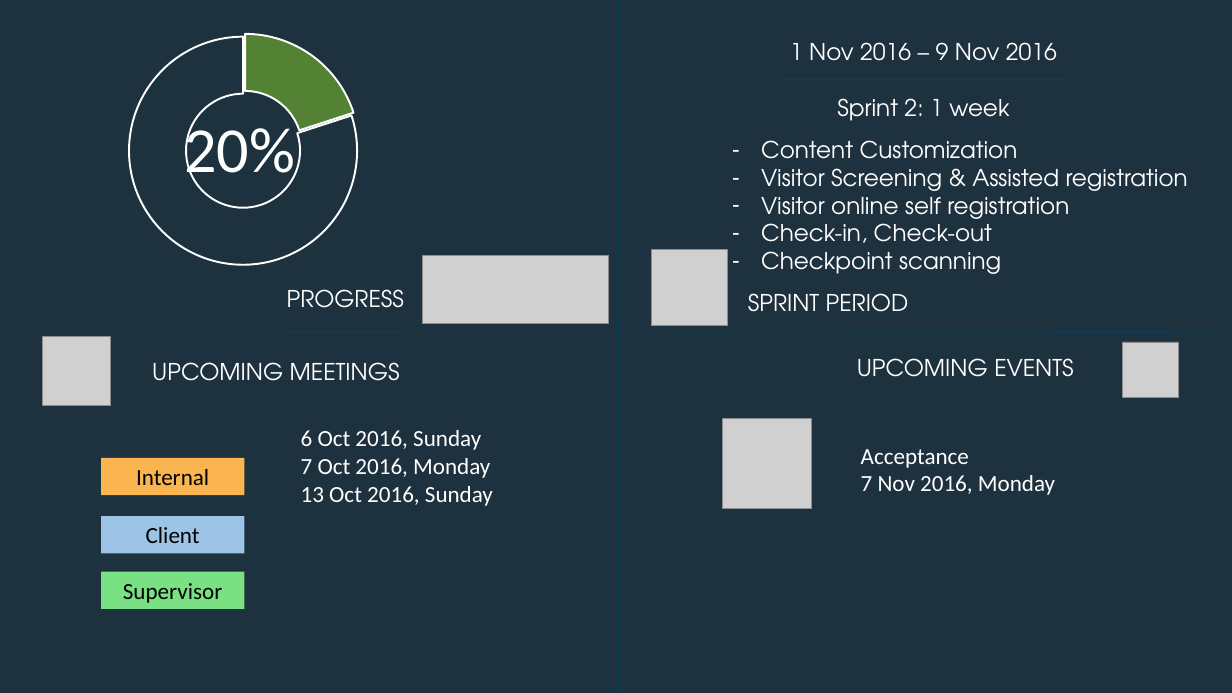
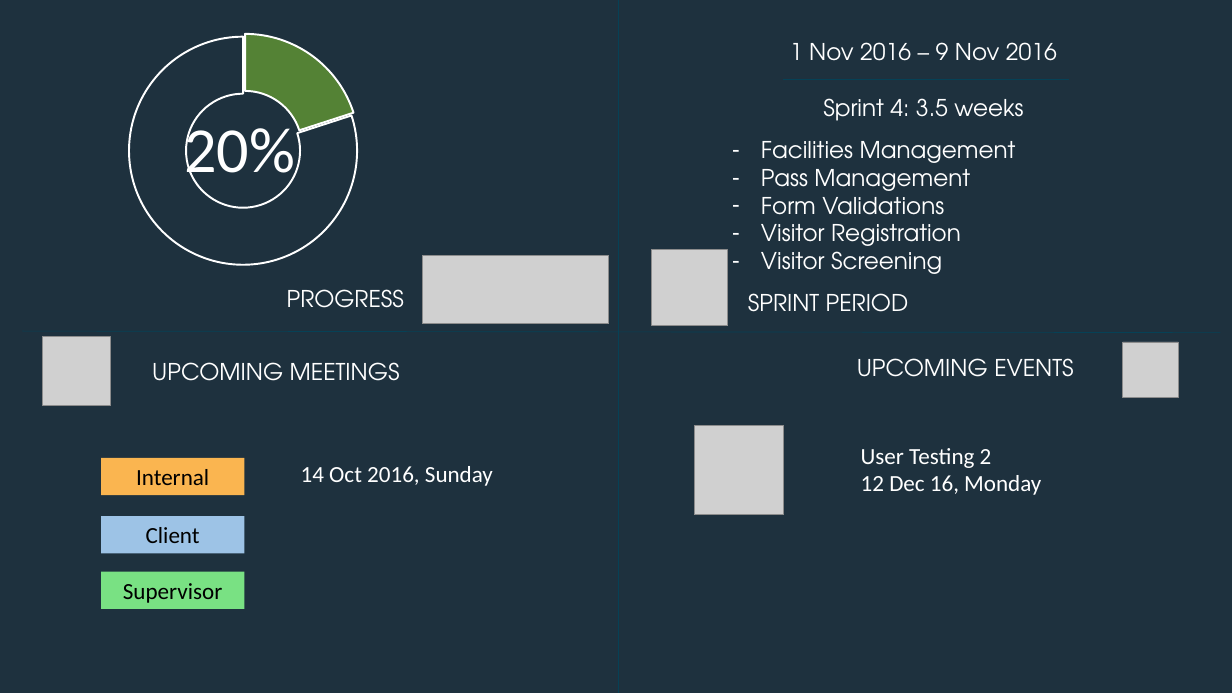
Before and after one commit to aloysiuslam2014/AMKTHKH, a slide deck: slide 2 of documentation/Wiki/content creation/wiki stuff.pptx. Drawn at 1232x693 pixels with LibreOffice and Linux fonts; fonts in the diff are those of the drawing; grey boxes stand for pictures; background and template pictures are left out. Boxes give left, top, right and bottom in pixels: in the first picture for what was removed or moved away, otherwise in the second. Text is boxed around its words. In the diff, an @@ line names an element or a change of style, - is before the commit and + after.

Commit message:
More acceptance edits

```diff
--- a/documentation/Wiki/content creation/wiki stuff.pptx
+++ b/documentation/Wiki/content creation/wiki stuff.pptx
@@ text at [823,98,1023,121]: text changed @@
-Sprint 2: 1 week
+Sprint 4: 3.5 weeks
@@ text at [761,141,1016,274]: text changed @@
-– Content Customization
-– Visitor Screening & Assisted registration
-– Visitor online self registration
-– Check-in, Check-out
-– Checkpoint scanning
+– Facilities Management
+– Pass Management
+– Form Validations
+– Visitor Registration
+– Visitor Screening
@@ picture removed at [722,419,811,508] @@
@@ picture added at [694,425,784,515] @@
@@ text at [861,448,1041,495]: text changed @@
-Acceptance
-7 Nov 2016, Monday
+User Testing 2
+12 Dec 16, Monday
@@ text at [301,466,493,486]: text changed @@
-6 Oct 2016, Sunday
-7 Oct 2016, Monday
-13 Oct 2016, Sunday
+14 Oct 2016, Sunday
```
Also in this commit, not shown: 1 other slide changed, 5 other files.
